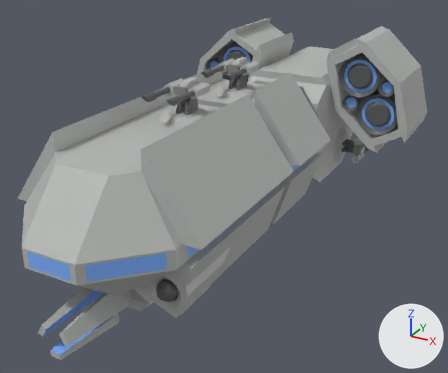
The Blender file assets/starship.blend: old version first, new version second.
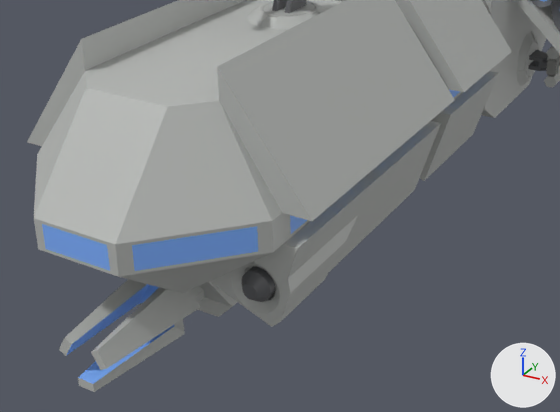
The first picture shows the older version from a camera (50 mm lens) standing at (29.7, -58.3, 31.8) and looking at (-0.5, -3.4, 4.3). The close-ups show the older and then the newer version on the part from 0% to 81% of the width and 29% to 100% of the height of that picture. Only the edits that show in the close-ups are written down. Every picture has the same lights, and +X, +Y and +Z are marked at lower right.

In view in the first close-up: 'Starship', 'Starship.010', 'Starship.011' and 5 more.
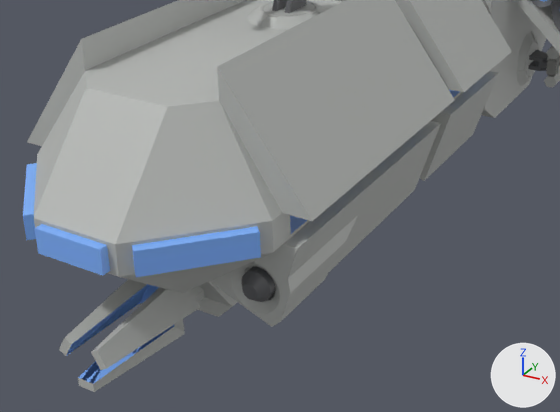
What differs and where, as boxes (x1, y1, x2, y2) in the close-ups (560 x 412 px):
'Starship.010', reshaped
    before: (42, 0, 548, 384)
    after: (23, 0, 548, 384)
part 1 of me_cube_014, added
    after: (23, 90, 460, 384)

The edits, one by one:
me_cube_014 is used by ob_starship_010; parent ob_shiproot; location (0.0, 1.724, -7.977); scale (8.35, 8.68, 8.54).
me_cube_014 had 459 vertices, 420 faces and spanned x -1.56..1.56, y -3.56..2.65, z 0.14..1.85.
me_cube_014 now has 7248 vertices, 7992 faces and spans x -1.56..1.56, y -3.56..2.65, z 0.14..1.85.
me_cube_014 part 1: 1005 vertices added at x -0.9..0.9, y -3.56..0.26, z 0.14..1.08.
Other edits to the shape of me_cube_014 do not show in these pictures.
